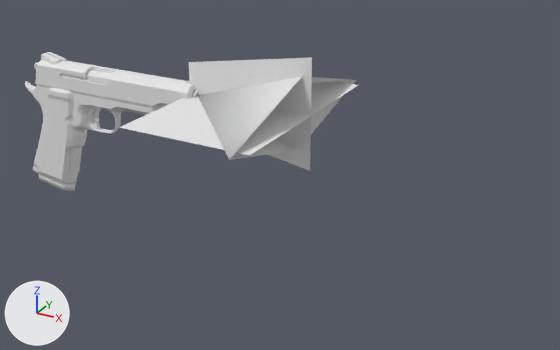
An edit to the Blender file Guns/Gun.blend, drawn before and after from the same camera.
Camera for both pictures: a 50 mm lens placed at (4.19, -4.72, 2.35), pointed at (1.51, 0.15, -0.08). Every picture has the same lights, and +X, +Y and +Z are marked at lower left.

Names of what the first picture shows: 'Cube.005', 'Gun', 'Gun_trigger', 'muzzle fire'.
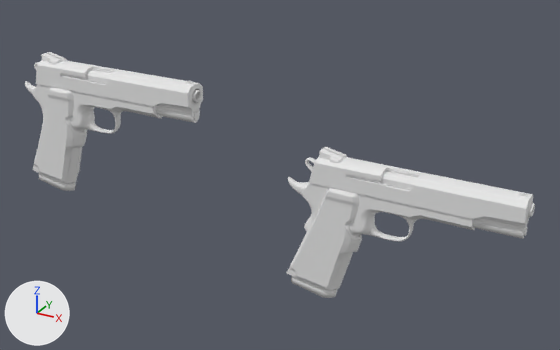
Boxes [x1, y1, x2, y2] around the edits, measured in the pictures (560 x 350 px):
'muzzle fire', deleted: before [119, 57, 358, 171]
'Gun.001', added: after [287, 157, 535, 290]
'Cube.003', added: after [309, 147, 533, 239]
'Cube.001', added: after [291, 276, 338, 298]
'Gun_trigger', deleted: before [89, 107, 101, 129]

What the commit changed:
Object 'muzzle fire' (ob_muzzle_fire) is deleted.
Object 'Gun_trigger' (ob_gun_trigger) is deleted.
Object 'Gun.001' (ob_gun_001) is new; it shows a copy of the mesh of ob_gun.
Its location is (2.55, 0.162, -0.441).
It gains a SUBSURF modifier named 'Subsurf'.
Modifier setting: levels = 2.
It gains a EDGE_SPLIT modifier named 'EdgeSplit'.
Modifier setting: use_edge_angle = False.
Object 'Cube.003' (ob_cube_003) is new; it shows a copy of the mesh of ob_cube_005.
Its parent is ob_gun_001.
Its location is (0.0, 0.0, 0.0).
It gains a SUBSURF modifier named 'Subsurf'.
It gains a EDGE_SPLIT modifier named 'EdgeSplit'.
Modifier setting: use_edge_angle = False.
Object 'Cube.001' (ob_cube_001) is new; it shows a copy of the mesh of ob_cube_002.
Its location is (1.952, 0.162, -0.562).
It gains a EDGE_SPLIT modifier named 'EdgeSplit'.
Modifier setting: use_edge_angle = False.
